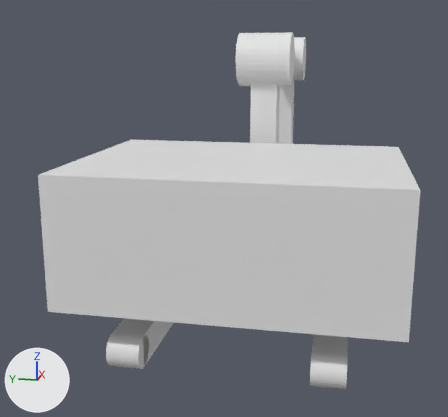
A saved change to the glTF model gravemaskin.glb.
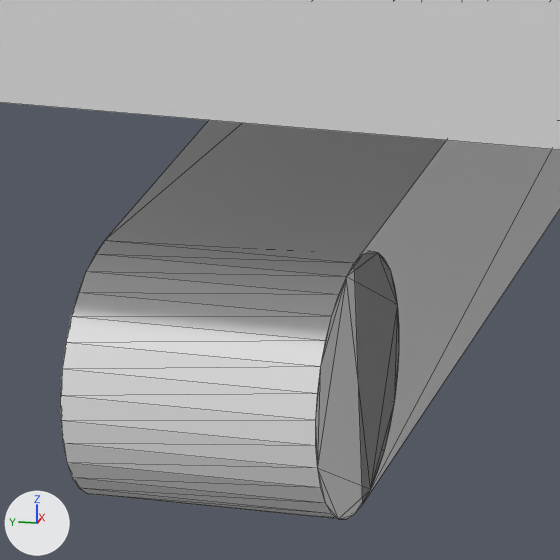
The first picture shows the older version from a 50 mm lens placed at (-40.7, -6.5, 16.3), pointed at (5.2, 2.7, 4.8). The close-ups show the older and then the newer version on the part from 22% to 38% of the width and 73% to 90% of the height of that picture. Only the edits that show in the close-ups are written down. Every picture has the same lights, and +X, +Y and +Z are marked at lower left. The close-ups show mesh edges as thin lines. Where no turn or scale is listed for an object, it has been applied to the vertices. Vertices at exactly the same position are counted once.

The scene before the commit, as lines of its bpy script (objects in view):
```python
me_cube_002 = bpy.data.meshes.new('Cube.002')
me_cube_002.from_pydata(...)  # 76 vertices, 144 faces; spans x -10.0..10.0, y -10.0..10.0, z -2.0..7.0
me_cube_006 = bpy.data.meshes.new('Cube.006')
me_cube_006.from_pydata(...)  # 332 vertices, 656 faces; spans x -9.0..9.0, y -7.0..7.0, z -2.0..2.0
ob_kjøring = bpy.data.objects.new('kjøring', me_cube_006)
ob_kjøring.location = (0.0, 0.0, 0.0)
ob_motorboks = bpy.data.objects.new('motorboks', me_cube_002)
ob_motorboks.location = (0.0, 0.0, 3.0)
```
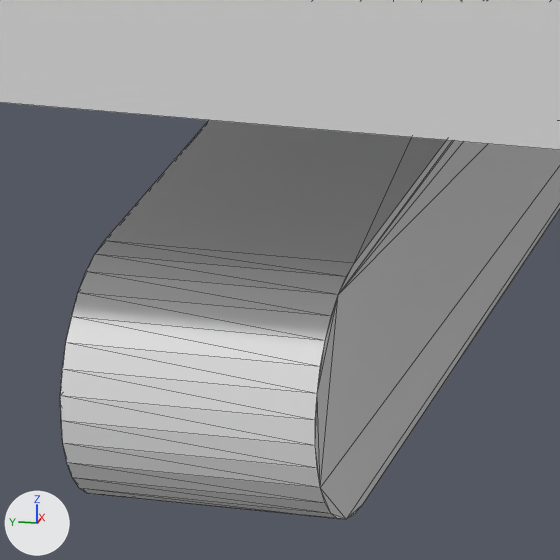
The change, as a diff of the scene's bpy script:
```diff
--- a/gravemaskin.glb.py
+++ b/gravemaskin.glb.py
@@ me_cube_006 @@
 # used by ob_kjøring; location = (0.0, 0.0, 0.0)
-me_cube_006.from_pydata(...)  # 332 vertices, 656 faces; spans x -9.0..9.0, y -7.0..7.0, z -2.0..2.0
+me_cube_006.from_pydata(...)  # 208 vertices, 400 faces; spans x -9.0..9.0, y -7.0..7.0, z -2.0..2.0
+# me_cube_006 part 1: 31 vertices removed from x -8.0..-7.0, y 5.0..7.0, z -2.0..0.0
+# other edits to the shape of me_cube_006 do not show in these pictures
```

Location of each change, (x1, y1, x2, y2) in pixels of the close-ups (560 x 560 px):
part 1 of me_cube_006, deleted
    before: (95, 241, 399, 519)
